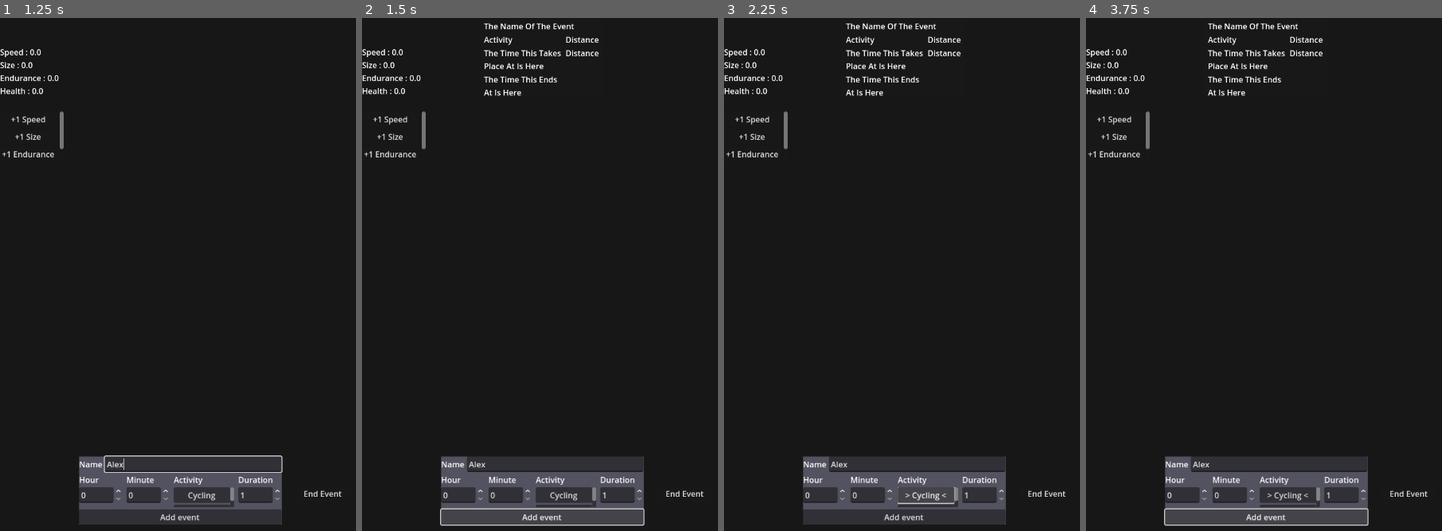
Above: before the commit, frames 1-4 (left to right).
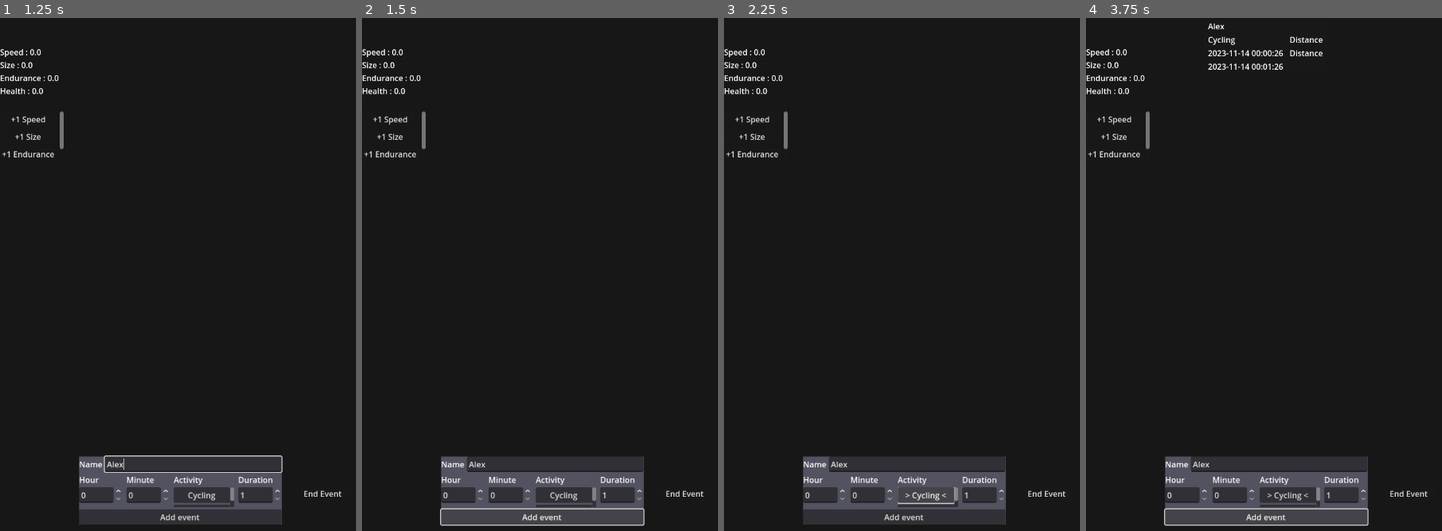
Above: after the commit, the same moments.

Repository: Faisa-l/AT-Interactivity-for-Activity-Project
Game: Godot game, scene res://Scenes/main.tscn
The game is run twice, just before and just after one commit, with the same random seed, the same clock (stepped at 60 frames per second) and the same inputs. The engine's default icon, where the game draws it, is replaced by a stand-in: a white triangle on a blue panel in a dark square.
Inputs (mouse positions are in pixels of both pictures, inside the frame that each line leads up to):
- Up to frame 1 (1.25 s): click (192, 464) at 0.52 s; type "Alex" at 0.6 s
- Up to frame 2 (1.5 s): click "Add event" at 1.25 s
- Up to frame 3 (2.25 s): click "Cycling" at 2 s
- Up to frame 4 (3.75 s): click "> Cycling <" at 2.75 s; click "Walking" at 3.5 s

Frame 1 is identical in both runs. In frame 2, 0.8% of the frame differs, in the area x 34-67%, y 1-16%; in frame 3, 0.8%; in frame 4, 0.8%, in the area x 34-60%, y 1-16%.
Error before the commit: Invalid access to property or key 'activity_name' on a base object of type 'Nil'. (res://Scripts/displayed_activity_notification.gd:26)

Commit message:
Update android plugin once more and fix step counter initialisation
Worlds most annoying stuff.

Diff:
--- a/Scripts/android_step_tracker.gd
+++ b/Scripts/android_step_tracker.gd
@@ -17,6 +17,12 @@
 
 # Binding is bound (can access tracker)
 var bound = false
+
+# Should sensors be on
+var enable_sensors = false;
+
+# Was initialised
+var initialised = false
 
 # Data retrieved from the step counter
 var step_data : Dictionary
@@ -42,8 +48,8 @@
 	print("TRYING TO START")
 	if !valid: return
 
-	print("STARTING SERVICES")
 	if !started_service:
+		print("STARTING SERVICES")
 		AndroidServices.InitialiseService()
 		started_service = true
 
@@ -63,16 +69,20 @@
 
 # Initialises the step counter
 func initialise_step_counter():
+	# Initialisation must run as soon as possible, but this time is unknown
+	# Attempt to call InitialiseStepCounter until it returns true (was initted)
+
+	if initialised: return
 	if !valid || !started_service: return
 
-	AndroidServices.InitialiseStepCounter()
+	var success = AndroidServices.InitialiseStepCounter()
+	if success:
+		initialised = true
 
 # Starts the step counter and enables its sensors
 func start_step_counter():
 	if !valid || !started_service: return
 
-	print("STARTING STEP COUNTER")
-	AndroidServices.InitialiseStepCounter()
 	AndroidServices.StartStepCounterSensor()
 
 # Stops the step counter and disables its sensors
@@ -97,7 +107,14 @@
 
 
 func _on_check_for_binding_timeout() -> void:
+
 	# Make sure step counter is initialised
 	initialise_step_counter()
 
+	# Make sure sensors are on
+	if enable_sensors:
+		start_step_counter()
+	else:
+		end_step_counter()
+
 	get_step_data()
--- a/Scripts/event_creator.gd
+++ b/Scripts/event_creator.gd
@@ -33,6 +33,7 @@
 	# Ensure things are valid
 	if hours_box.value < 0 or hours_box.value > 24: return
 	if minutes_box.value < 0 or minutes_box.value > 60: return
+	if activity_list.selected == null: return
 
 	var activity : PhysicalActivity = activity_list.selected
 
--- a/Scripts/walking_tracker.gd
+++ b/Scripts/walking_tracker.gd
@@ -23,14 +23,17 @@
 	timer.start()
 
 	if android_step_counter.valid:
+
 		if !android_step_counter.started_service:
 			android_step_counter.initialise_service()
 
-		android_step_counter.start_step_counter()
+		android_step_counter.enable_sensors = true
 
 # Pauses the tracker
 func pause():
 	timer.stop()
+	android_step_counter.enable_sensors = false
+
 	if android_step_counter.valid:
 		android_step_counter.end_step_counter()
 
@@ -38,6 +41,7 @@
 func reset():
 	timer.stop()
 	distance_travelled = 0.0
+
 	if android_step_counter.valid:
 		android_step_counter.reset_step_counter()
 
Not shown, changed: addons/AndroidTelemetryUtils/AndroidTelemetryUtils-debug.aar
Not shown, changed: addons/AndroidTelemetryUtils/AndroidTelemetryUtils-release.aar
